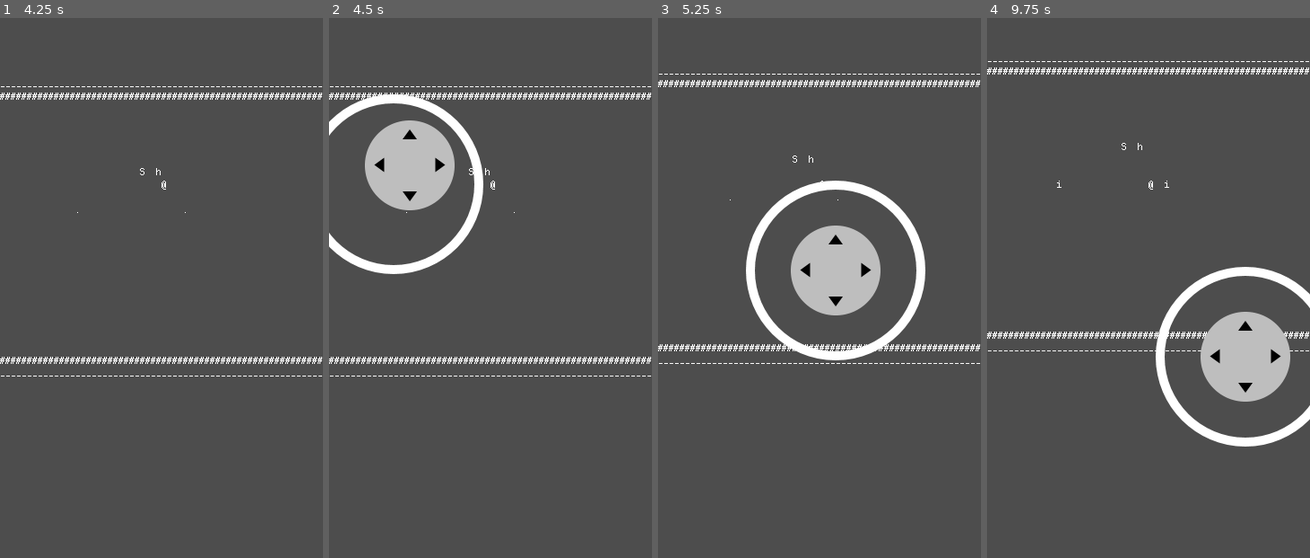
Above: before the commit, frames 1-4 (left to right).
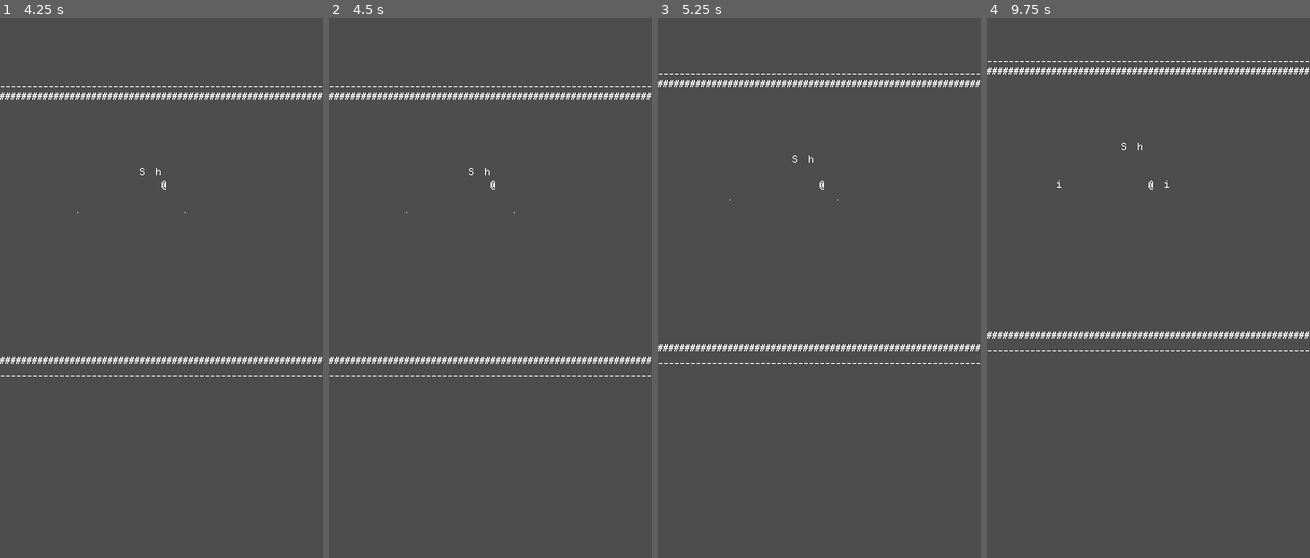
Above: after the commit, the same moments.

Repository: s6industries/project-x
Game: Godot game, scene res://world.tscn
The game is run twice, just before and just after one commit, with the same random seed, the same clock (stepped at 60 frames per second) and the same inputs.
Inputs (mouse positions are in pixels of both pictures, inside the frame that each line leads up to):
- Up to frame 1 (4.25 s): tap Enter at 0.5 s; move the mouse to (232, 239) at 0.52 s; hold Right (ui_right) 0.53-1.25 s; tap T at 0.6, 2.1, 3.6 s; click (232, 239) at 0.67 s; tap Space at 1.25 s; drag from (96, 298) to (145, 385) at 1.27 s; move the mouse to (193, 142) at 2.02 s; hold Right (ui_right) 2.03-2.75 s; drag from (145, 385) to (64, 185) at 2.77 s; move the mouse to (258, 358) at 3.52 s; hold Left (ui_left) from 3.53 s (still down)
- Up to frame 2 (4.5 s): release Left (ui_left) at 4.25 s; tap Enter at 4.25 s; drag from (393, 185) to (442, 126) at 4.27 s
- Up to frame 3 (5.25 s): move the mouse to (835, 271) at 5.02 s; hold Down (ui_down) from 5.03 s (still down); tap T at 5.1 s; click (835, 271) at 5.17 s
- Up to frame 4 (9.75 s): release Down (ui_down) at 5.75 s; tap Space at 5.75 s; drag from (1100, 126) to (1083, 298) at 5.77 s; move the mouse to (1219, 239) at 6.52 s; hold Up (ui_up) 6.53-7.25 s; tap T at 6.6, 8.1, 9.6 s; drag from (1083, 298) to (1132, 385) at 7.27 s; move the mouse to (1180, 142) at 8.02 s; hold Down (ui_down) 8.03-8.75 s; drag from (1132, 385) to (1051, 185) at 8.77 s; move the mouse to (1245, 358) at 9.52 s; hold Up (ui_up) from 9.53 s (still down); click (1245, 358) at 9.67 s

Frame 1 is identical in both runs. In frame 2, 5.9% of the frame differs, in the area x 0-48%, y 14-48%; in frame 3, 6.5%, in the area x 27-83%, y 30-64%; in frame 4, 5.9%.

Commit message:
Implement equip hoe and till soil.

Diff:
--- a/joystick/joystick.gd
+++ b/joystick/joystick.gd
@@ -82,7 +82,6 @@
 			if joystick_mode == JoystickMode.DYNAMIC or (joystick_mode == JoystickMode.FIXED and _is_point_inside_base(event.position)):
 				if joystick_mode == JoystickMode.DYNAMIC:
 					_move_base(event.position)
-				show()
 				_touch_index = event.index
 				_tip.modulate = pressed_color
 				_update_joystick(event.position)
@@ -128,7 +127,8 @@
 	_move_tip(center + vector)
 
 	if vector.length_squared() > deadzone_size * deadzone_size:
-		_pressed = true
+		show()
+		_pressed = true # TODO: is _pressed even used/needed?
 		_output = (vector - (vector.normalized() * deadzone_size)) / (clampzone_size - deadzone_size)
 	else:
 		_pressed = false
--- a/metabot.gd
+++ b/metabot.gd
@@ -64,9 +64,9 @@
 	body_mass = 0
 	for part in body:
 		body_mass += part["mass"]
-		print("bodypart: %s" % part["name"])
-
-	print("body mass: %f" % body_mass)
+		# print("bodypart: %s" % part["name"])
+
+	# print("body mass: %f" % body_mass)
 	if body_mass >= life_stage_progression[life_stage]:
 		life_stage += 1
 		print(">>> !!! life_stage progressed to %f !!!" % life_stage)
--- a/world.gd
+++ b/world.gd
@@ -1,11 +1,17 @@
 extends Node2D
 
 @export var world_label: Label
+@export var inventory_label: Label
 @export var player_marker: Marker2D
-
-enum State { IDLE, MOVING, ACTION }
+@export var button: Button
+@export var button2: Button
+
+enum State { IDLE, MOVING, ACTION, DELAY }
 const PLAYER = "@"
 const WALL = "#"
+const HOE = "h"
+const BLANK = " "
+const TILLED_SOIL = "="
 const POTATO_STAGE = [".", ";", "i", "P"]
 const MOVE_DELAY = 0.12
 const FONT_OFFSET = Vector2i(3, 4)
@@ -18,11 +24,12 @@
 var metabots: Dictionary # id : [stage, position]
 var state: State = State.IDLE
 var timer: Timer = null
-var can_move: bool = true
 var metabot_simulator
 var potato_stage: int
 var diagonal_moving_toggle: bool = false
 var inventory: Array = Array()
+var equipped: int = -1
+var action_button_pressed = false
 
 const MetabotSimulator = preload("res://metabot_simulator.gd")
 
@@ -60,6 +67,10 @@
 
 # Called when the node enters the scene tree for the first time.
 func _ready():
+	button.text = "Pick up"
+	button.hide()
+	button2.text = "Use"
+	button2.hide()
 
 	initiate_simulator()
 
@@ -99,9 +110,13 @@
 			idle_state()
 		State.MOVING:
 			moving_state()
-#		State.ACTION:
-#			action_state()
+		State.ACTION:
+			action_state()
+		State.DELAY:
+			# do nothing
+			pass
 	update_world()
+	update_inventory()
 
 
 func get_player_input():
@@ -120,16 +135,47 @@
 
 
 func idle_state():
+	observe_surroundings()
+
+	if action_button_pressed:
+		action_button_pressed = false
+		state = State.ACTION
+		return
+
 	var direction = get_player_input()
 	if direction != Vector2i.ZERO:
 		input_direction = direction
 		state = State.MOVING
 
 
+func observe_surroundings():
+	var x = player_pos[0]
+	var y = player_pos[1]
+	var position = world_map[y][x]
+	if position == HOE:
+		button.show()
+	else:
+		button.hide()
+
+
 func moving_state():
-	if can_move:
-		move(input_direction)
-		can_move = false
+	if state != State.MOVING:
+		printerr("ERROR: arrived at moving_state() while state is at: ", state)
+		return
+	state = State.DELAY
+	move(input_direction)
+	timer.set_wait_time(MOVE_DELAY)
+	timer.start()
+
+
+func action_state():
+	if state != State.ACTION:
+		printerr("ERROR: arrived at action_state() while state is at: ", state)
+		return
+	state = State.DELAY
+	var item = get_equipped_item()
+	if item == HOE and get_world_item_at(player_pos) == BLANK:
+		set_world_item_at(player_pos, TILLED_SOIL)
 		timer.set_wait_time(MOVE_DELAY)
 		timer.start()
 
@@ -154,6 +200,23 @@
 	world_label.text = world_string
 
 
+func update_inventory():
+	if inventory.size() == 0:
+		inventory_label.text = ""
+		return
+	var text: String = "Inventory: "
+	for item in inventory:
+		text += item + " "
+	inventory_label.text = text
+	if equipped < 0 or equipped >= inventory.size():
+		button2.hide()
+		return
+	button2.text = "Use " + inventory[equipped]
+	button2.show()
+	inventory_label.text += "\nEquipped: " + inventory[equipped]
+
+
+
 func move(direction: Vector2i):
 	if is_position_walkable(player_pos + direction):
 		player_pos += direction
@@ -167,5 +230,41 @@
 
 func animation_completed():
 	print("ANIMATION_COMPLETED!")
-	can_move = true
 	state = State.IDLE
+
+
+func _on_button_pressed():
+	print("PICKUP BUTTON PRESSED")
+	var item = remove_world_item_at(player_pos)
+	inventory.append(item)
+	equipped = inventory.size() - 1
+
+
+func get_world_item_at(position: Vector2i):
+	var x = position.x
+	var y = position.y
+	return world_map[y][x]
+
+
+func set_world_item_at(position: Vector2i, item: String):
+	var x = position.x
+	var y = position.y
+	world_map[y][x] = item
+
+
+func remove_world_item_at(position: Vector2i):
+	var x = position.x
+	var y = position.y
+	var item = world_map[y][x]
+	world_map[y][x] = BLANK
+	return item
+
+
+func _on_button_2_pressed():
+	action_button_pressed = true
+
+
+func get_equipped_item() -> String:
+	if equipped >= 0 and equipped < inventory.size():
+		return inventory[equipped]
+	return ""
--- a/world.tscn
+++ b/world.tscn
@@ -4,12 +4,15 @@
 [ext_resource type="Script" path="res://world.gd" id="1_08pvc"]
 [ext_resource type="PackedScene" uid="uid://ckk0xa2w80n7a" path="res://joystick/joystick.tscn" id="3_0f2o7"]
 
-[node name="World" type="Node2D" node_paths=PackedStringArray("world_label", "player_marker")]
+[node name="World" type="Node2D" node_paths=PackedStringArray("world_label", "inventory_label", "player_marker", "button", "button2")]
 script = ExtResource("1_08pvc")
-world_label = NodePath("Label")
+world_label = NodePath("Map")
+inventory_label = NodePath("CanvasLayer/InventoryLabel")
 player_marker = NodePath("PlayerPosition")
+button = NodePath("CanvasLayer/Button")
+button2 = NodePath("CanvasLayer/Button2")
 
-[node name="Label" type="Label" parent="."]
+[node name="Map" type="Label" parent="."]
 offset_right = 432.0
 offset_bottom = 336.0
 size_flags_horizontal = 3
@@ -49,6 +52,7 @@
 remote_path = NodePath("../../Camera2D")
 
 [node name="Camera2D" type="Camera2D" parent="."]
+visible = false
 offset = Vector2(0, 100)
 current = true
 
@@ -56,3 +60,31 @@
 
 [node name="Joystick" parent="CanvasLayer" instance=ExtResource("3_0f2o7")]
 joystick_mode = 1
+
+[node name="Button" type="Button" parent="CanvasLayer"]
+custom_minimum_size = Vector2(200, 50)
+anchors_preset = 4
+anchor_top = 0.5
+anchor_bottom = 0.5
+offset_top = -25.0
+offset_right = 200.0
+offset_bottom = 25.0
+grow_vertical = 2
+
+[node name="Button2" type="Button" parent="CanvasLayer"]
+custom_minimum_size = Vector2(200, 50)
+anchors_preset = 4
+anchor_top = 0.5
+anchor_bottom = 0.5
+offset_left = 206.0
+offset_top = -26.0
+offset_right = 406.0
+offset_bottom = 24.0
+grow_vertical = 2
+
+[node name="InventoryLabel" type="Label" parent="CanvasLayer"]
+offset_right = 40.0
+offset_bottom = 23.0
+
+[connection signal="pressed" from="CanvasLayer/Button" to="." method="_on_button_pressed"]
+[connection signal="pressed" from="CanvasLayer/Button2" to="." method="_on_button_2_pressed"]
